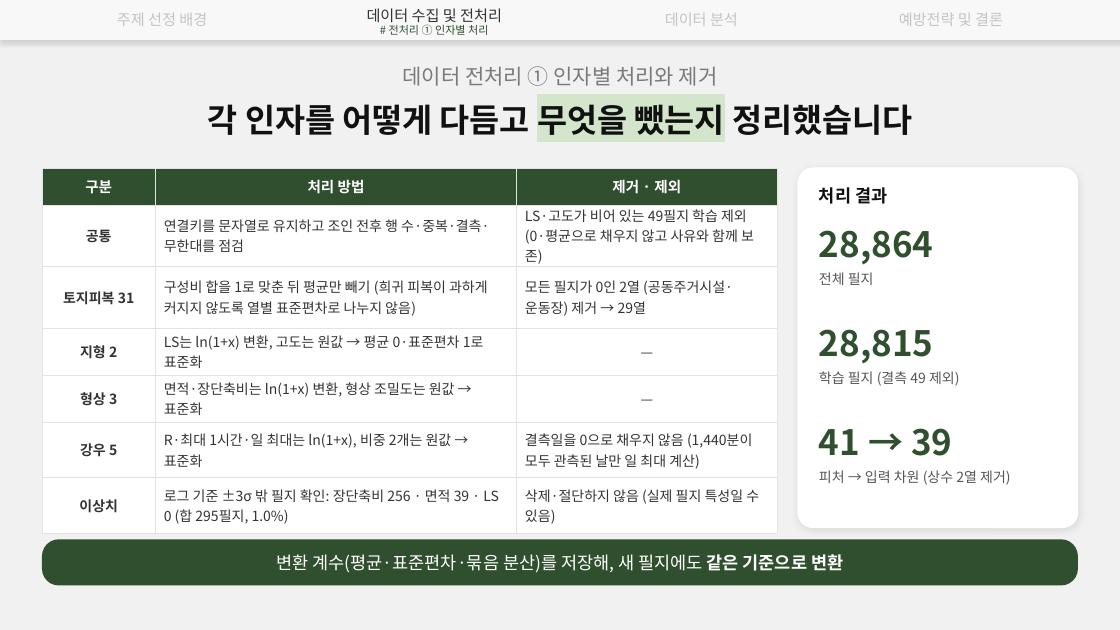
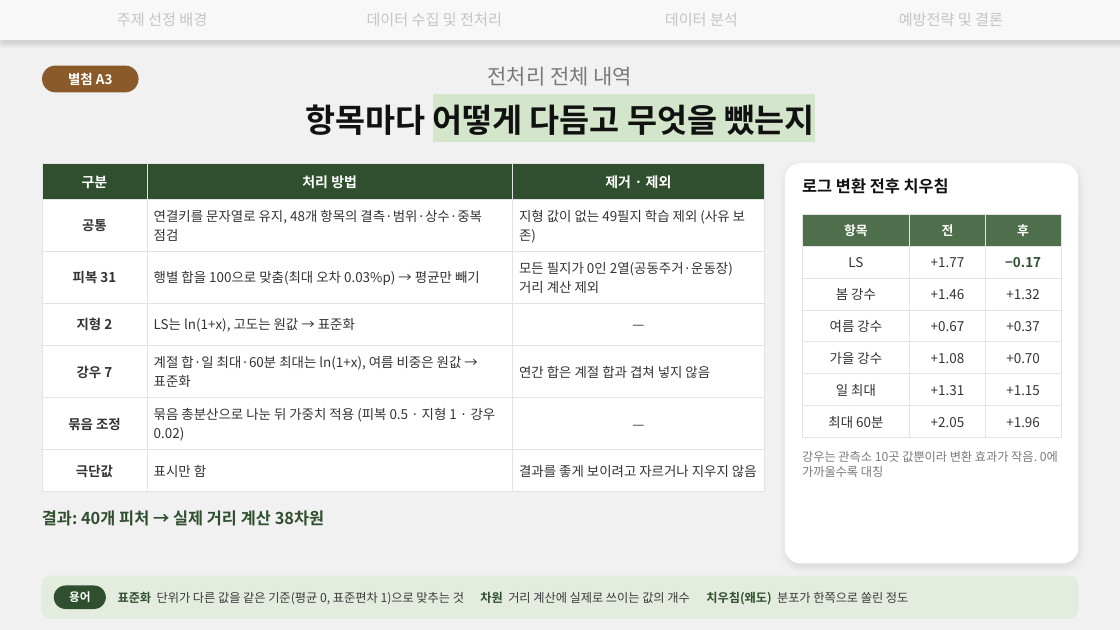
Before and after one commit to hanjune1121-afk/-, a slide deck: slide 23 of 발표자료/강원고랭지_토양유실_15쪽이후.pptx (slide 9 before the commit). Drawn at 1120x630 pixels with LibreOffice and Linux fonts; fonts in the diff are those of the drawing. Boxes give left, top, right and bottom in pixels: in the first picture for what was removed or moved away, otherwise in the second. Text is boxed around its words. In the diff, an @@ line names an element or a change of style, - is before the commit and + after.

```diff
--- a/발표자료/강원고랭지_토양유실_15쪽이후.pptx
+++ b/발표자료/강원고랭지_토양유실_15쪽이후.pptx
@@ text "데이터 수집 및 전처리" at [367, 13, 502, 26]: text colour #333333 to #C4C4C4 @@
@@ text removed at [389, 24, 488, 35] @@
-# 전처리 ① 인자별 처리
@@ rounded rectangle added at [42, 66, 139, 92], fill #8A5A2B, 11.5 pt, text #FFFFFF, bold @@
+별첨 A3
@@ text at [488, 66, 633, 86]: text changed @@
-데이터 전처리 ① 인자별 처리와 제거
+전처리 전체 내역
@@ text at [305, 104, 815, 135]: text changed @@
-각 인자를 어떻게 다듬고 무엇을 뺐는지 정리했습니다
+항목마다 어떻게 다듬고 무엇을 뺐는지
@@ table at [42, 164, 765, 482] @@
-row 2, column 2: 연결키를 문자열로 유지하고 조인 전후 행 수·중복·결측·무한대를 점검
+row 2, column 2: 연결키를 문자열로 유지, 48개 항목의 결측·범위·상수·중복 점검
-row 2, column 3: LS·고도가 비어 있는 49필지 학습 제외 (0·평균으로 채우지 않고 사유와 함께 보존)
+row 2, column 3: 지형 값이 없는 49필지 학습 제외 (사유 보존)
-row 3: 토지피복 31 | 구성비 합을 1로 맞춘 뒤 평균만 빼기 (희귀 피복이 과하게 커지지 않도록 열별 표준편차로 나누지 않음) | 모든 필지가 0인 2열 (공동주거시설·운동장) 제거 → 29열
+row 3: 피복 31 | 행별 합을 100으로 맞춤(최대 오차 0.03%p) → 평균만 빼기 | 모든 필지가 0인 2열(공동주거·운동장) 거리 계산 제외
-row 4, column 2: LS는 ln(1+x) 변환, 고도는 원값 → 평균 0·표준편차 1로 표준화
+row 4, column 2: LS는 ln(1+x), 고도는 원값 → 표준화
-row 5: 형상 3 | 면적·장단축비는 ln(1+x) 변환, 형상 조밀도는 원값 → 표준화 | —
+row 5: 강우 7 | 계절 합·일 최대·60분 최대는 ln(1+x), 여름 비중은 원값 → 표준화 | 연간 합은 계절 합과 겹쳐 넣지 않음
-row 6: 강우 5 | R·최대 1시간·일 최대는 ln(1+x), 비중 2개는 원값 → 표준화 | 결측일을 0으로 채우지 않음 (1,440분이 모두 관측된 날만 일 최대 계산)
+row 6: 묶음 조정 | 묶음 총분산으로 나눈 뒤 가중치 적용 (피복 0.5 · 지형 1 · 강우 0.02) | —
-row 7: 이상치 | 로그 기준 ±3σ 밖 필지 확인: 장단축비 256 · 면적 39 · LS 0 (합 295필지, 1.0%) | 삭제·절단하지 않음 (실제 필지 특성일 수 있음)
+row 7: 극단값 | 표시만 함 | 결과를 좋게 보이려고 자르거나 지우지 않음
@@ size 12.5 to 12 pt in "구분", "처리 방법", "제거 · 제외" @@
@@ size 12 to 11.5 pt in "공통", "지형 2", "—" @@
@@ table: place and size @@
-table at [42, 168, 777, 528]
+table at [42, 164, 765, 482]
@@ rounded rectangle: place and size @@
-rounded rectangle at [798, 168, 1078, 528]
+rounded rectangle at [786, 164, 1078, 563]
@@ rounded rectangle at [786, 164, 1078, 563]: proportions changed @@
@@ text added at [802, 178, 949, 194], 14 pt, text #111111, bold @@
+로그 변환 전후 치우침
@@ text removed at [819, 187, 887, 204] @@
-처리 결과
@@ table added at [802, 214, 1061, 432], 7 rows, 3 columns @@
+항목 | 전 | 후
+LS | +1.77 | −0.17
+봄 강수 | +1.46 | +1.32
+여름 강수 | +0.67 | +0.37
+가을 강수 | +1.08 | +0.70
+일 최대 | +1.31 | +1.15
+최대 60분 | +2.05 | +1.96
@@ text removed at [819, 230, 934, 265] @@
-28,864
@@ text removed at [819, 272, 874, 285] @@
-전체 필지
@@ text removed at [819, 329, 934, 364] @@
-28,815
@@ text removed at [819, 371, 959, 386] @@
-학습 필지 (결측 49 제외)
@@ text removed at [819, 428, 952, 456] @@
-41 → 39
@@ text added at [802, 451, 1058, 477], 10.5 pt, text #7A7A7A @@
+강우는 관측소 10곳 값뿐이라 변환 효과가 작음. 0에 가까울수록 대칭
@@ text removed at [819, 470, 1011, 485] @@
-피처 → 입력 차원 (상수 2열 제거)
@@ rounded rectangle removed at [42, 539, 1078, 586] @@
-변환 계수(평균·표준편차·묶음 분산)를 저장해, 새 필지에도 같은 기준으로 변환
@@ text added at [42, 510, 324, 526], 14 pt, text #2F4F2F, bold @@
+결과: 40개 피처 → 실제 거리 계산 38차원
@@ rounded rectangle added at [42, 576, 1078, 618], fill #E4ECDF, outline #E4ECDF 1 pt @@
@@ rounded rectangle added at [54, 586, 106, 609], fill #2F4F2F, 10 pt, text #FFFFFF, bold @@
+용어
@@ text added at [118, 591, 908, 605], 10.5 pt, text #3A3A3A @@
+표준화 단위가 다른 값을 같은 기준(평균 0, 표준편차 1)으로 맞추는 것 차원 거리 계산에 실제로 쓰이는 값의 개수 치우침(왜도) 분포가 한쪽으로 쏠린 정도
```
Also in this commit, not shown: 18 other slides changed, 14 slides added, 11 slides removed, 4 other files.
